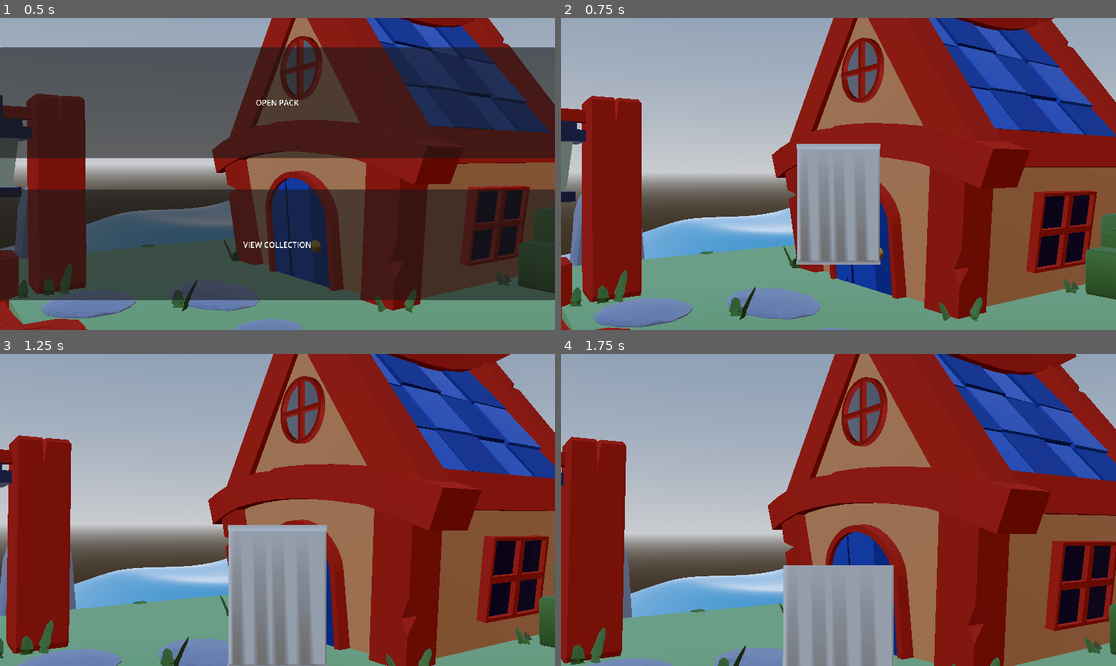
Above: before the commit, frames 1-4 (two rows, left to right).
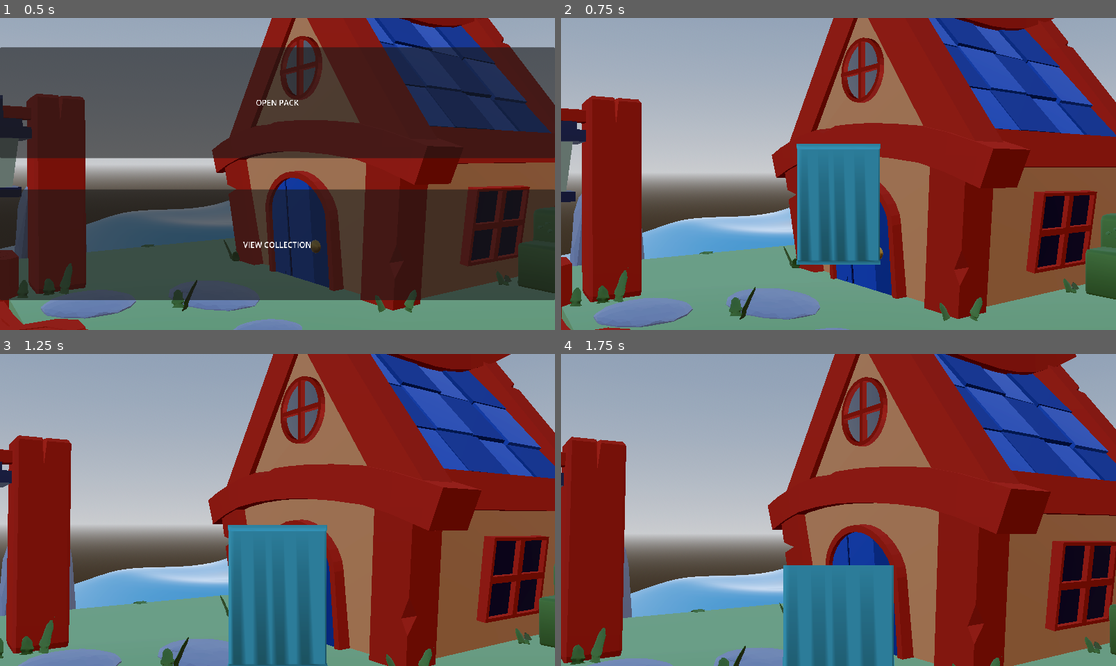
Above: after the commit, the same moments.

Repository: fennylol/TTCTCG
Game: Godot game, scene res://2_SCENES/MainZone/MainZone.tscn
The game is run twice, just before and just after one commit, with the same random seed, the same clock (stepped at 60 frames per second) and the same inputs.
Inputs (mouse positions are in pixels of both pictures, inside the frame that each line leads up to):
- Up to frame 1 (0.5 s): no input
- Up to frame 2 (0.75 s): click "OPEN PACK" at 0.5 s
- Up to frame 3 (1.25 s): no input
- Up to frame 4 (1.75 s): tap Enter (Next) at 1.25 s; move the mouse to (960, 494) at 1.27 s; tap Mouse wheel down (Down) at 1.35 s

Frame 1 is identical in both runs. In frame 2, 5.8% of the frame differs, in the area x 42-58%, y 40-80%; in frame 3, 8.0%, in the area x 40-60%, y 54-100%; in frame 4, 6.4%.

Commit message:
dev build 0.0.1

Diff:
--- a/3_CLASSES/card.gd
+++ b/3_CLASSES/card.gd
@@ -60,24 +60,8 @@
 	add_child(Animations)
 	add_child(Sprite)
 
-	var c: Color = DATA.get_color_from_rarity(Rarity)
-	set_surface_override_material(0, create_rarity_material(c))
+	var mat: StandardMaterial3D = DATA.create_rarity_material(Rarity)
+	set_surface_override_material(0, mat)
 
 func play_anim(AnimName : StringName):
 	Animations.play(AnimName)
-
-func create_rarity_material(color: Color) -> StandardMaterial3D:
-	var img_size: int = 64
-	var image = Image.create(img_size, img_size, false, Image.FORMAT_RGB8)
-
-	for y in range(img_size):
-		for x in range(img_size):
-			image.set_pixel(x, y, color)
-
-	var texture = ImageTexture.new()
-	texture.set_image(image)
-
-	var material = StandardMaterial3D.new()
-	material.albedo_texture = texture
-
-	return material
--- a/3_CLASSES/content_collection.gd
+++ b/3_CLASSES/content_collection.gd
@@ -3,7 +3,7 @@
 
 enum SortOrders {EXPANSION, TYPE, RARITY, DISPLAYALL}
 enum VersionLevels {MAJOR, MINOR, PATCH}
-const VERSION: Array[int] = [0,0,0]
+const VERSION: Array[int] = [0,0,1]
 
 # stored at /home/fenny/.local/share/godot/app_userdata/TTCTCG
 const SAVE_LOCATION = "user://DoNotEditOrElseFaceThePenaltyOfDeathSeriouslyBroThatWouldBeVeryUncoolOfYou.cake"
--- a/3_CLASSES/expansion_data.gd
+++ b/3_CLASSES/expansion_data.gd
@@ -15,39 +15,50 @@
 enum ContentSides {ATK, DEF}
 
 
-
+#ExpansionIDs.TEST_SET : {
+	#ExpansionDataFields.PACK_RARITY_ODDS : [0.5, 0.28, 0.15, 0.05, 0.015, 0.005],
+	#ExpansionDataFields.CONTENT_RARITY_ODDS : [
+		#[0.5, 0.28, 0.15, 0.05, 0.015, 0.005],
+		#[0.4, 0.38, 0.15, 0.05, 0.015, 0.005],
+		#[0.3, 0.28, 0.35, 0.05, 0.015, 0.005],
+		#[0.2, 0.28, 0.15, 0.35, 0.015, 0.005],
+		#[0.1, 0.28, 0.15, 0.05, 0.415, 0.005],
+		#[0.0, 0.28, 0.15, 0.05, 0.015, 0.505]
+	#],
+	#ExpansionDataFields.PACK_RARITY_CONTENT_COUNTS : [2, 3, 5, 7, 11, 13]
+#}
 ## metadata about expansions. contains pack and content rarity and content count per pack.[br]
 ## see [member ExpansionContent] for pack contents.
 const ExpansionData: Dictionary = {
+	ExpansionIDs.TEST_SET : {
+		ExpansionDataFields.PACK_RARITY_ODDS : [0.420, 0.252, 0.151, 0.090, 0.054, 0.033], # exponential, B=0.6
+		ExpansionDataFields.CONTENT_RARITY_ODDS : [
+			[0.389, 0.278, 0.179, 0.100, 0.044, 0.010], # beta, A=1.05, S=2
+			[0.275, 0.277, 0.220, 0.142, 0.069, 0.017], # beta, A=1.55, S=2
+			[0.180, 0.257, 0.249, 0.186, 0.101, 0.027], # beta, A=2.05, S=2
+			[0.110, 0.221, 0.263, 0.227, 0.138, 0.041], # beta, A=2.55, S=2
+			[0.063, 0.180, 0.261, 0.261, 0.177, 0.058], # beta, A=3.05, S=2
+			[0.035, 0.139, 0.247, 0.285, 0.216, 0.078]  # beta, A=3.55, S=2
+		],
+		ExpansionDataFields.PACK_RARITY_CONTENT_COUNTS : [2, 3, 5, 7, 11, 13]
+	},
+	ExpansionIDs.OTHER_SET : {
+		ExpansionDataFields.PACK_RARITY_ODDS : [0.420, 0.252, 0.151, 0.090, 0.054, 0.033], # exponential, B=0.6
+		ExpansionDataFields.CONTENT_RARITY_ODDS : [
+			[0.389, 0.278, 0.179, 0.100, 0.044, 0.010], # beta, A=1.05, S=2
+			[0.275, 0.277, 0.220, 0.142, 0.069, 0.017], # beta, A=1.55, S=2
+			[0.180, 0.257, 0.249, 0.186, 0.101, 0.027], # beta, A=2.05, S=2
+			[0.110, 0.221, 0.263, 0.227, 0.138, 0.041], # beta, A=2.55, S=2
+			[0.063, 0.180, 0.261, 0.261, 0.177, 0.058], # beta, A=3.05, S=2
+			[0.035, 0.139, 0.247, 0.285, 0.216, 0.078]  # beta, A=3.55, S=2
+		],
+		ExpansionDataFields.PACK_RARITY_CONTENT_COUNTS : [2, 3, 5, 7, 11, 13]
+	}
 	#ExpansionIDs.TEST_SET : {
 		#ExpansionDataFields.PACK_RARITY_ODDS : [],
 		#ExpansionDataFields.CONTENT_RARITY_ODDS : [[],[],[],[],[],[]],
 		#ExpansionDataFields.PACK_RARITY_CONTENT_COUNTS : []
 	#},
-	ExpansionIDs.TEST_SET : {
-		ExpansionDataFields.PACK_RARITY_ODDS : [0.5, 0.28, 0.15, 0.05, 0.015, 0.005],
-		ExpansionDataFields.CONTENT_RARITY_ODDS : [
-			[0.5, 0.28, 0.15, 0.05, 0.015, 0.005],
-			[0.4, 0.38, 0.15, 0.05, 0.015, 0.005],
-			[0.3, 0.28, 0.35, 0.05, 0.015, 0.005],
-			[0.2, 0.28, 0.15, 0.35, 0.015, 0.005],
-			[0.1, 0.28, 0.15, 0.05, 0.415, 0.005],
-			[0.0, 0.28, 0.15, 0.05, 0.015, 0.505]
-		],
-		ExpansionDataFields.PACK_RARITY_CONTENT_COUNTS : [2, 3, 5, 7, 11, 13]
-	},
-	ExpansionIDs.OTHER_SET : {
-		ExpansionDataFields.PACK_RARITY_ODDS : [0.5, 0.28, 0.15, 0.05, 0.015, 0.005],
-		ExpansionDataFields.CONTENT_RARITY_ODDS : [
-			[0.5, 0.28, 0.15, 0.05, 0.015, 0.005],
-			[0.4, 0.38, 0.15, 0.05, 0.015, 0.005],
-			[0.3, 0.28, 0.35, 0.05, 0.015, 0.005],
-			[0.2, 0.28, 0.15, 0.35, 0.015, 0.005],
-			[0.1, 0.28, 0.15, 0.05, 0.415, 0.005],
-			[0.0, 0.28, 0.15, 0.05, 0.015, 0.505]
-		],
-		ExpansionDataFields.PACK_RARITY_CONTENT_COUNTS : [2, 3, 5, 7, 11, 13]
-	}
 }
 
 ## data store of content from each expansion. [br]
@@ -351,7 +362,7 @@
 ## pulled
 static func get_pack_rarity_odds(ExpansionID : ExpansionIDs) -> Array[float]:
 	var arr: Array[float] = Array(ExpansionData[ExpansionID][ExpansionDataFields.PACK_RARITY_ODDS], TYPE_FLOAT, "", null)
-	assert(array_sum(arr) == 1.0, "pack odds != 1")
+	assert(abs(array_sum(arr)-1.0) <= 0.001, "pack odds != 1, "+ str(array_sum(arr)))
 	return arr
 
 ## [b]Purpose[/b]: gets the odds for each content in a specific rarity of pack to be generated for a[br]
@@ -362,7 +373,7 @@
 ## pulled
 static func get_content_rarity_odds(ExpansionID : ExpansionIDs, PackRarity : Rarities) -> Array[float]:
 	var arr: Array[float] = Array(ExpansionData[ExpansionID][ExpansionDataFields.CONTENT_RARITY_ODDS][PackRarity], TYPE_FLOAT, "", null)
-	assert(array_sum(arr) == 1.0, "pack content odds != 1")
+	assert(abs(array_sum(arr)-1.0) <= 0.001, "pack content odds != 1, " + str(array_sum(arr)))
 	return arr
 
 
@@ -425,6 +436,43 @@
 										#Color.from_rgba8(207, 167, 97)]
 	return RarityColors[Rarity]
 
+static func create_rarity_material(rarity: Rarities) -> StandardMaterial3D:
+	var color: Color = get_color_from_rarity(rarity)
+	var img_size: int = 64
+	var image = Image.create(img_size, img_size, false, Image.FORMAT_RGB8)
+
+	for y in range(img_size):
+		for x in range(img_size):
+			image.set_pixel(x, y, color)
+
+	var texture = ImageTexture.new()
+	texture.set_image(image)
+
+	var material = StandardMaterial3D.new()
+	material.albedo_texture = texture
+
+	return material
+
+static func create_paired_rarity_material(front_rarity: Rarities, back_rarity: Rarities) -> StandardMaterial3D:
+	var front_color: Color = get_color_from_rarity(front_rarity)
+	var back_color: Color = get_color_from_rarity(back_rarity)
+	var img_size: int = 64
+	var image = Image.create(img_size, img_size, false, Image.FORMAT_RGB8)
+
+	for y in range(img_size):
+		for x in range(img_size):
+			if x < img_size/2: image.set_pixel(x, y, front_color)
+			else: image.set_pixel(x, y, back_color)
+
+	var texture = ImageTexture.new()
+	texture.set_image(image)
+
+	var material = StandardMaterial3D.new()
+	material.albedo_texture = texture
+
+	return material
+
+
 #static func get_paired_expansion_content(ExpansionID : ExpansionIDs, ContentRarity : Rarities, ContentType : ContentTypes, ContentIndex : int, \
 										 #DefenseExpansionID : ExpansionIDs, DefenseContentRarity : Rarities, DefenseContentType : ContentTypes, DefenseContentIndex : int) -> PlayablePair:
 	##return ExpansionContent[ExpansionID][ContentRarity][ContentIndex]
--- a/3_CLASSES/pack.gd
+++ b/3_CLASSES/pack.gd
@@ -49,15 +49,18 @@
 	add_child(PackCam)
 
 	# TODO: set pack texture
+	var mat: StandardMaterial3D = DATA.create_rarity_material(Rarity)
 
 	# create pack top mesh
 	PackTop.set_mesh(load("res://1_ASSETS/packs/pack_top_mesh.tres"))
 	PackTop.set_name(plain_name+"_top")
+	PackTop.set_surface_override_material(0, mat)
 	add_child(PackTop)
 
 	# create pack body mesh
 	PackBody.set_mesh(load("res://1_ASSETS/packs/pack_bottom_mesh.tres"))
 	PackBody.set_name(plain_name+"_bottom")
+	PackBody.set_surface_override_material(0, mat)
 	add_child(PackBody)
 
 	# create content holder and fill
--- a/3_CLASSES/playable_pair.gd
+++ b/3_CLASSES/playable_pair.gd
@@ -73,23 +73,5 @@
 	set_mesh(M)
 	add_child(PairedSprite)
 
-	var c1: Color = DATA.get_color_from_rarity(Rarity)
-	var c2: Color = DATA.get_color_from_rarity(PairedRarity)
-	set_surface_override_material(0, create_paired_rarity_material(c1, c2))
-
-func create_paired_rarity_material(front_color: Color, back_color: Color) -> StandardMaterial3D:
-	var img_size: int = 64
-	var image = Image.create(img_size, img_size, false, Image.FORMAT_RGB8)
-
-	for y in range(img_size):
-		for x in range(img_size):
-			if x < img_size/2: image.set_pixel(x, y, front_color)
-			else: image.set_pixel(x, y, back_color)
-
-	var texture = ImageTexture.new()
-	texture.set_image(image)
-
-	var material = StandardMaterial3D.new()
-	material.albedo_texture = texture
-
-	return material
+	var mat: StandardMaterial3D = DATA.create_paired_rarity_material(Rarity, PairedRarity)
+	set_surface_override_material(0, mat)
--- a/project.godot
+++ b/project.godot
@@ -22,6 +22,10 @@
 [debug]
 
 gdscript/warnings/integer_division=0
+
+[display]
+
+window/handheld/orientation=6
 
 [importer_defaults]
 
Not shown, changed: 0_RAW_ASSETS/blends/1_bottom.png.import
Not shown, added: 4_BUILDS/0.0.0/changelog.txt
Not shown, added: 4_BUILDS/0.0.1/changelog.txt
Not shown, added: 4_BUILDS/0.0.0/TTCTCG_0_0_0.apk
Not shown, added: 4_BUILDS/0.0.0/TTCTCG_0_0_0.apk.idsig
Not shown, added: 4_BUILDS/0.0.1/TTCTCG_0_0_1.apk
Not shown, added: 4_BUILDS/0.0.1/TTCTCG_0_0_1.apk.idsig
Not shown, changed: TTCTCG.apk
Not shown, removed: TTCTCG.apk.idsig
